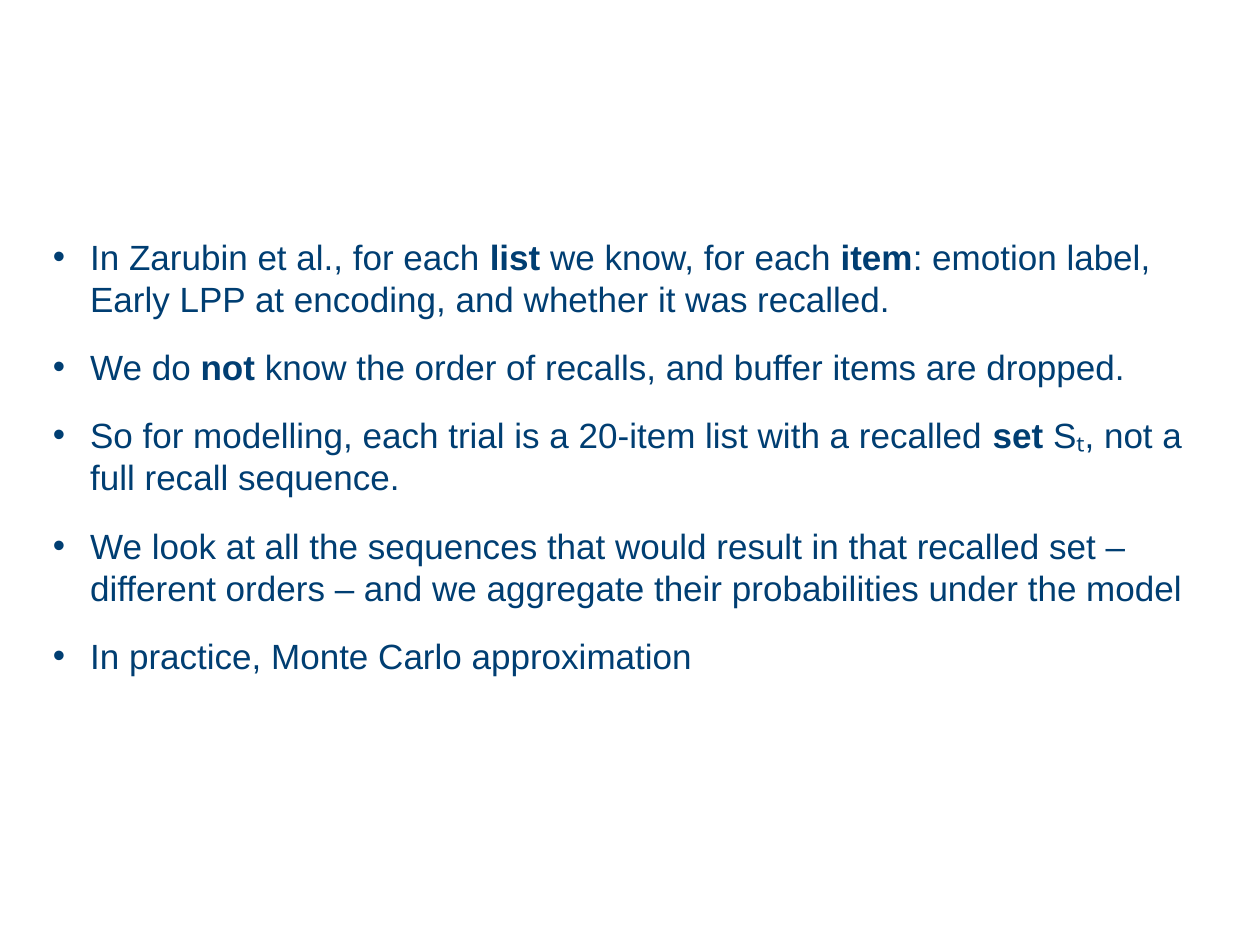
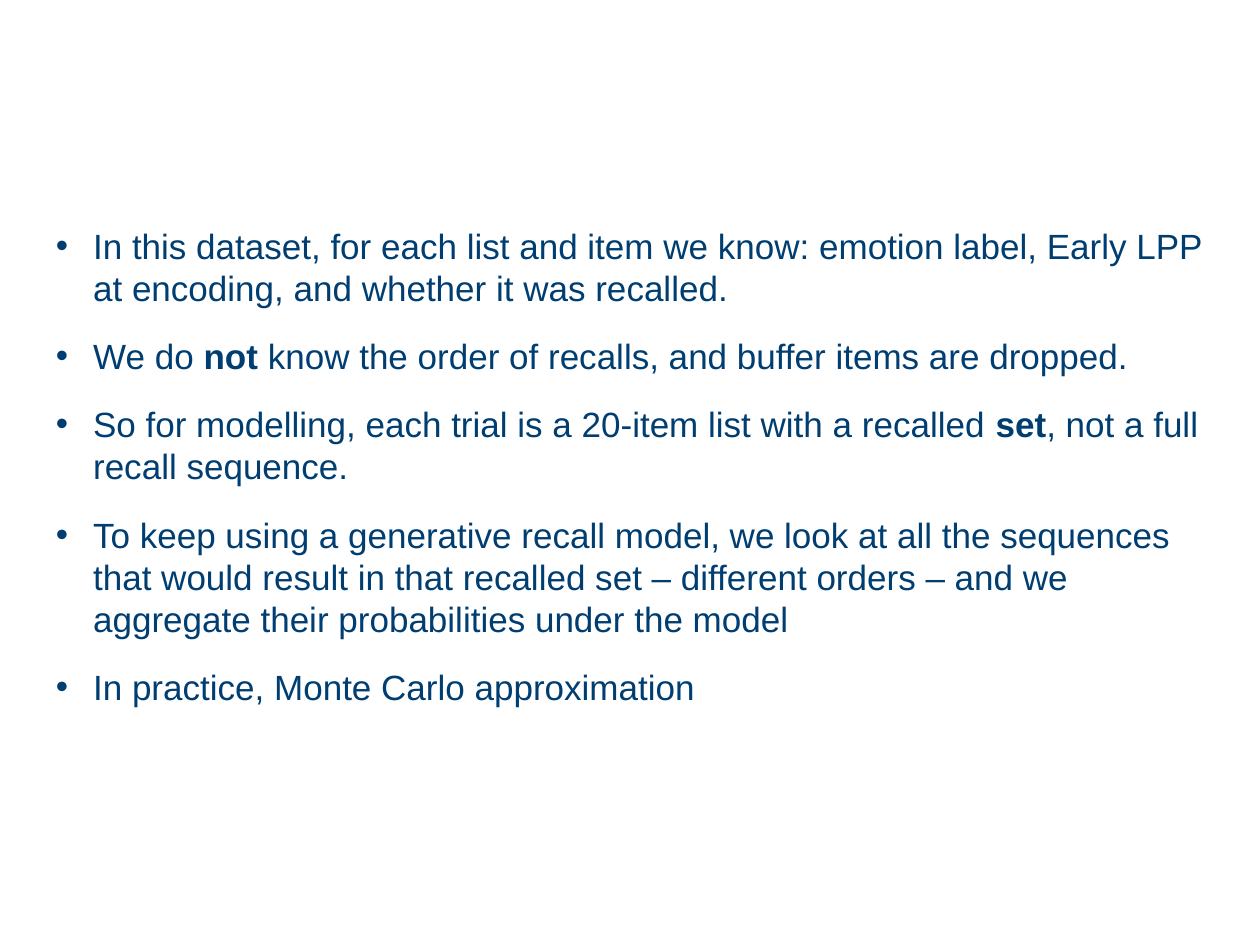
Before and after one commit to githubpsyche/jaxcmr, a slide deck: slide 11 of projects/TalmiEEG/slides.pptx. Drawn at 1260x945 pixels with LibreOffice and Linux fonts; fonts in the diff are those of the drawing; background and template pictures are left out. Boxes give left, top, right and bottom in pixels: in the first picture for what was removed or moved away, otherwise in the second. Text is boxed around its words. In the diff, an @@ line names an element or a change of style, - is before the commit and + after.

```diff
--- a/projects/TalmiEEG/slides.pptx
+++ b/projects/TalmiEEG/slides.pptx
@@ text "In this dataset, for each ...": place and size @@
-text "In this dataset, for each ..." at (90, 244, 1181, 676)
+text "In this dataset, for each ..." at (93, 233, 1202, 707)
@@ text at (93, 233, 1202, 308): text changed @@
-• In Zarubin et al., for each list we know, for each item: emotion label, Early LPP at encoding, and whether it was recalled.
+• In this dataset, for each list and item we know: emotion label, Early LPP at encoding, and whether it was recalled.
@@ text at (93, 411, 1198, 639): text changed @@
-• So for modelling, each trial is a 20-item list with a recalled set Sₜ, not a full recall sequence.
-• We look at all the sequences that would result in that recalled set – different orders – and we aggregate their probabilities under the model
+• So for modelling, each trial is a 20-item list with a recalled set, not a full recall sequence.
+• To keep using a generative recall model, we look at all the sequences that would result in that recalled set – different orders – and we aggregate their probabilities under the model
```
Also in this commit, not shown: 7 other slides changed, 5 slides added, 2 slides removed, 9 other files.
